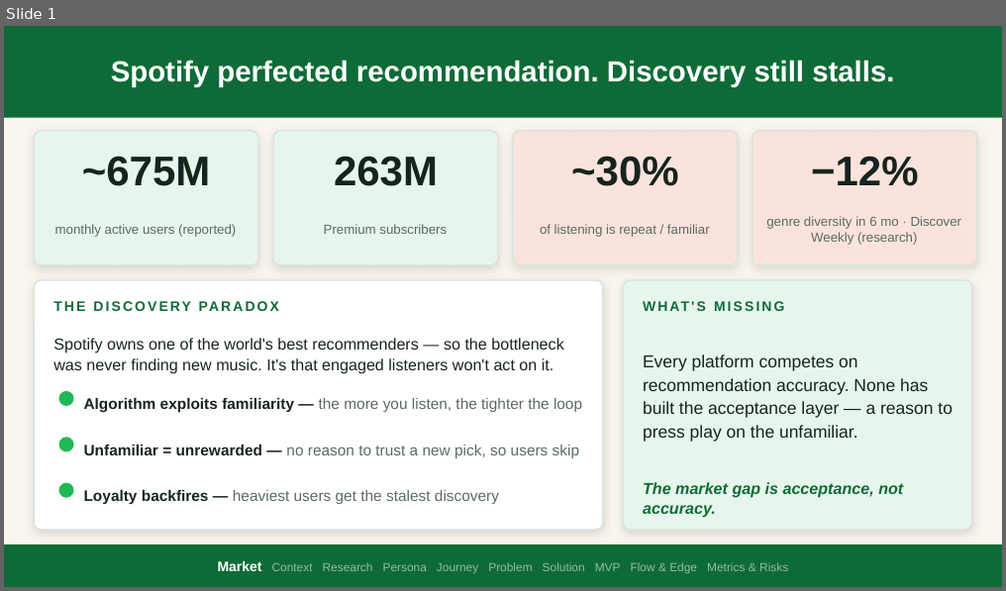
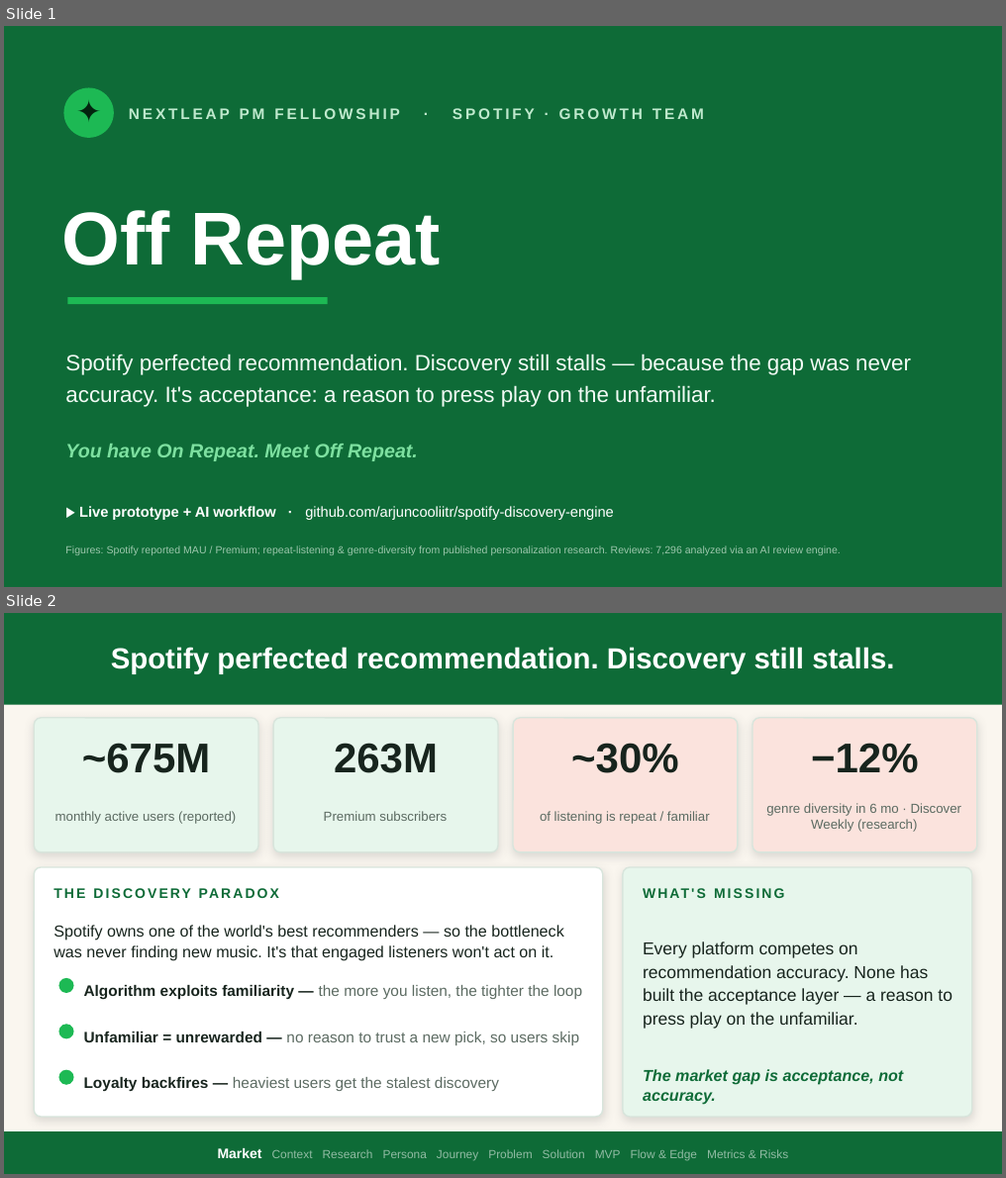
Before and after one commit to nityagupta25/spotify-discovery-engine, a slide deck: Off_Repeat_Deck_TopFellow.pptx. Shown one above the other, each under a label of ours: slide 1 before the commit, slides 1 and 2 after it. The pictures are 1006x591 and 1006x1178 pixels, drawn with LibreOffice and Linux fonts; fonts in the diff are those of the drawing. Boxes give left, top, right and bottom in pixels: in the first picture for what was removed or moved away, otherwise in the second. Text is boxed around its words. In the diff, an @@ line names an element or a change of style, - is before the commit and + after.

```diff
--- a/Off_Repeat_Deck_TopFellow.pptx
+++ b/Off_Repeat_Deck_TopFellow.pptx
@@ slide 1 added at [4,26,1002,587], background #0E6B37 @@
@@ ellipse added at [63,87,114,138], fill #1DB954 @@
@@ text added at [63,85,114,136], 22 pt, text #03240F, bold @@
+✦
@@ text added at [129,108,704,119], 11 pt, text #BFE9CD, bold @@
+NEXTLEAP PM FELLOWSHIP · SPOTIFY · GROWTH TEAM
@@ text added at [61,210,440,278], 54 pt, text #FFFFFF, bold @@
+Off Repeat
@@ rectangle added at [68,297,328,304], fill #1DB954 @@
@@ text added at [65,354,911,407], 16 pt, text #F2FBF5 @@
+Spotify perfected recommendation. Discovery still stalls — because the gap was never accuracy. It's acceptance: a reason to press play on the unfamiliar.
@@ text added at [65,444,418,462], 14 pt, text #7DE0A0, bold, italic @@
+You have On Repeat. Meet Off Repeat.
@@ text added at [79,506,613,520], 10.5 pt, text #FFFFFF @@
+▶ Live prototype + AI workflow · github.com/arjuncooliitr/spotify-discovery-engine
@@ text added at [65,546,841,556], 7.5 pt, text #9CC7AC @@
+Figures: Spotify reported MAU / Premium; repeat-listening & genre-diversity from published personalization research. Reviews: 7,296 analyzed via an AI review engine.
@@ what was slide 1 is now slide 2 @@
```
Also in this commit, not shown: 2 slides changed, 2 other files.
